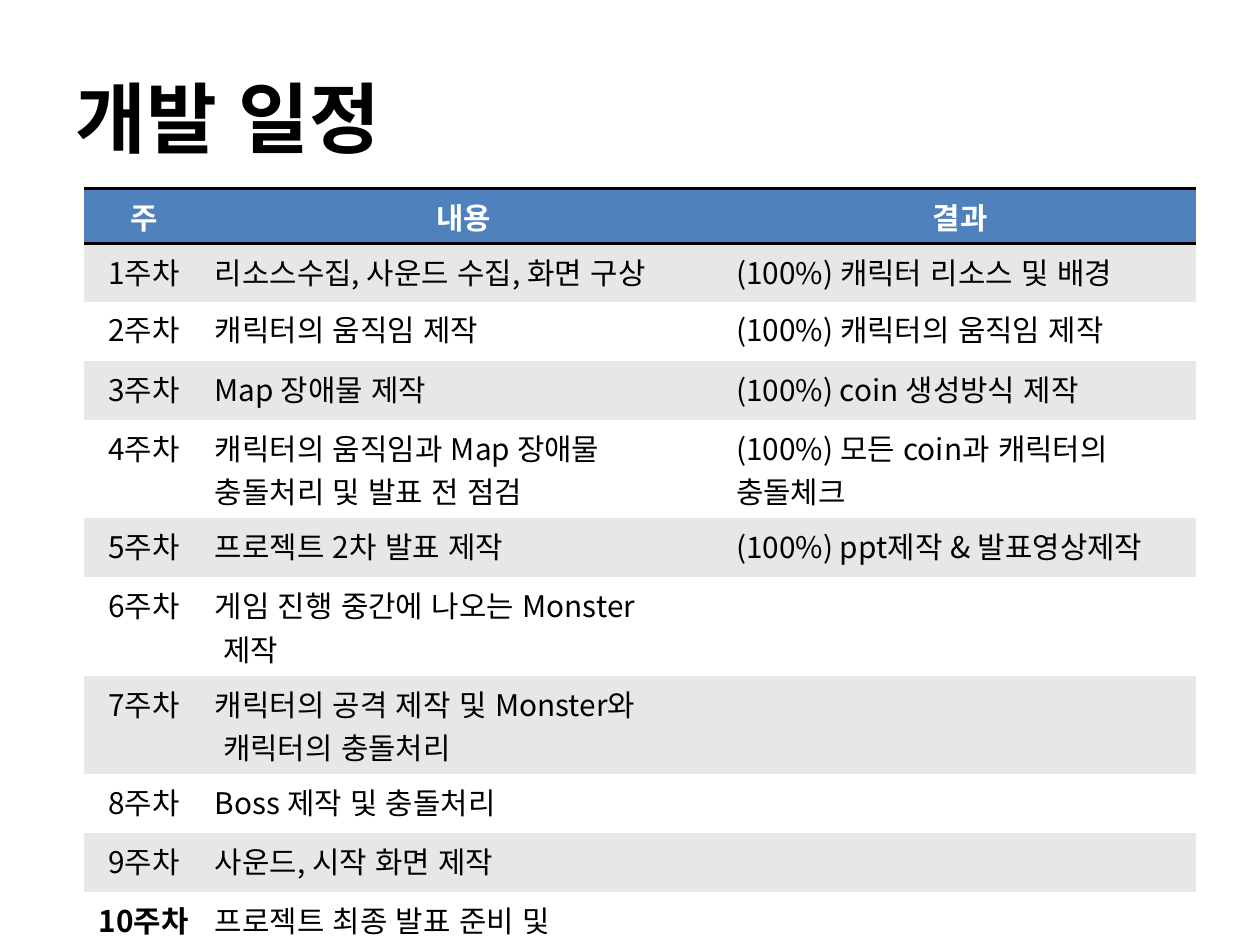
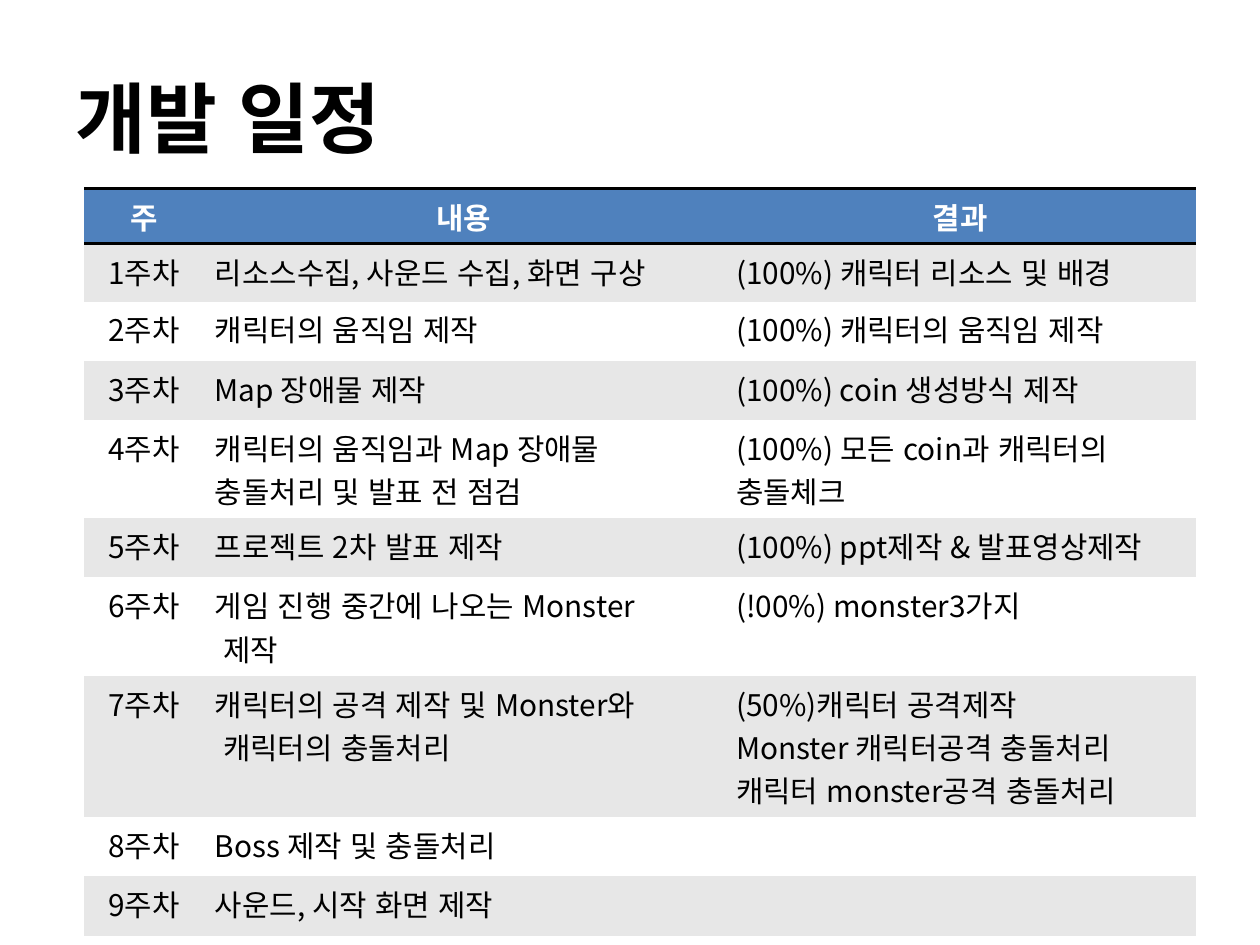
Before and after one commit to hwawonhan/2dgp, a slide deck: slide 3 of ppt/project_2.pptx. Drawn at 1260x945 pixels with LibreOffice and Linux fonts; fonts in the diff are those of the drawing; background and template pictures are left out. Boxes give left, top, right and bottom in pixels: in the first picture for what was removed or moved away, otherwise in the second. Text is boxed around its words. In the diff, an @@ line names an element or a change of style, - is before the commit and + after.

```diff
--- a/ppt/project_2.pptx
+++ b/ppt/project_2.pptx
@@ table at (84,189,1196,945) @@
-row 7, column 3: 
+row 7, column 3: (!00%) monster3가지
-row 8, column 3: 
+row 8, column 3: (50%)캐릭터 공격제작 / Monster 캐릭터공격 충돌처리 / 캐릭터 monster공격 충돌처리
```
Also in this commit, not shown: 15 other files.
